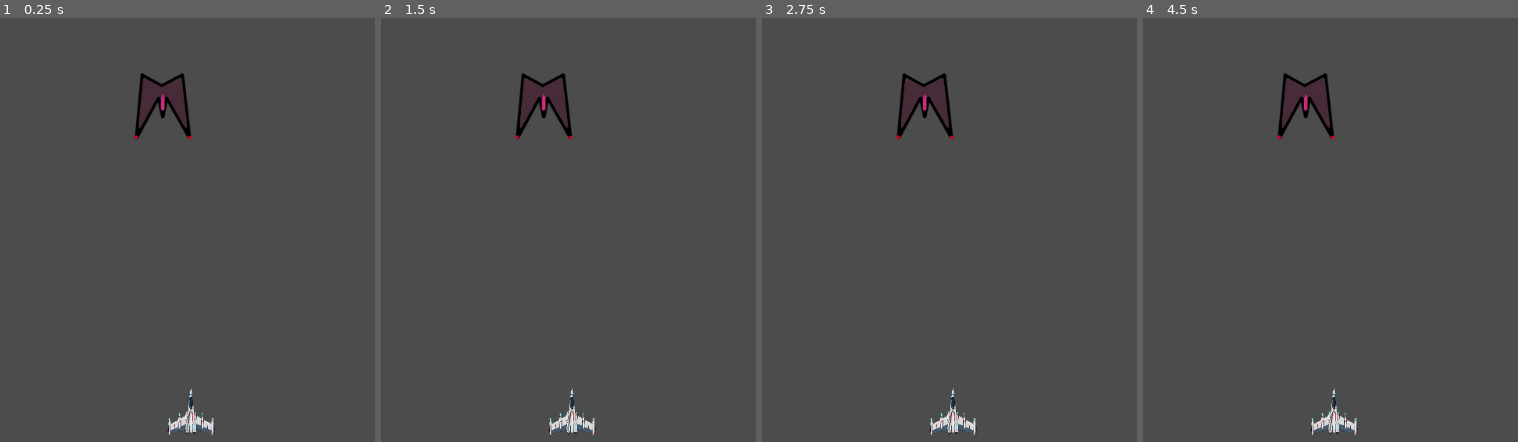
Above: before the commit, frames 1-4 (left to right).
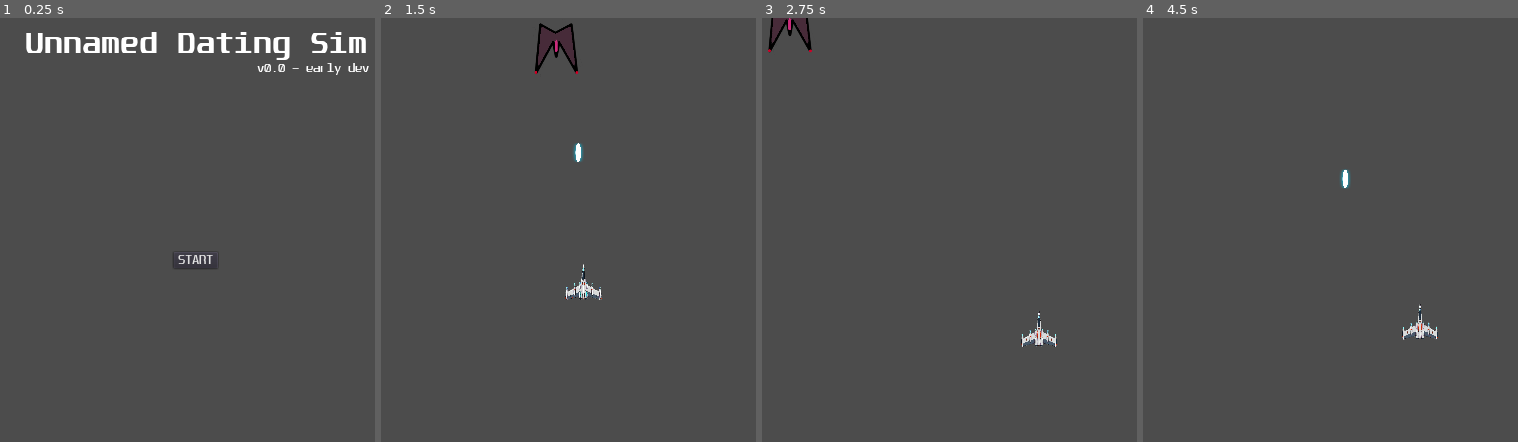
Above: after the commit, the same moments.

Repository: ScanlineStudios/DatingSim
Game: Godot game, scene res://scenes/mainMenu.tscn
Two runs of this game, one before a commit and one after it. Both use one fixed random seed, a clock stepped at 60 frames per second and the inputs below. Before the commit the project starts from res://scenes/miniGames/galaga/galaga.tscn.
Inputs (mouse positions are in pixels of both pictures, inside the frame that each line leads up to):
- Up to frame 1 (0.25 s): no input
- Up to frame 2 (1.5 s): click (576, 259) at 0.5 s, where only the run after the commit has a clickable "START"; tap Enter at 1.25 s; hold D (move_right) from 1.28 s (still down); hold Space (fire) from 1.28 s (still down)
- Up to frame 3 (2.75 s): release D (move_right) at 2.03 s; release Space (fire) at 2.03 s; hold S (move_down) from 2.03 s (still down); tap Space (fire) at 2.1 s
- Up to frame 4 (4.5 s): release S (move_down) at 2.78 s; hold D (move_right) 2.78-3.53 s; hold Space (fire) 2.78-3.53 s; hold W (move_up) 3.53-4.28 s; tap Space (fire) at 3.6, 4.25 s; hold A (move_left) from 4.28 s (still down); hold Space (fire) from 4.28 s (still down)

The runs differ from the first frame. In frame 1, 4.1% of the frame differs, in the area x 6-99%, y 3-99%; in frame 2, 3.0%; in frame 3, 2.6%; in frame 4, 2.2%.
Error before the commit: Parse Error: Can't preload resource at path: res://miniGames/galaga/player/PlayerBullet.tscn (res://scripts/miniGames/galaga/player/galagaShip.gd:8)

Commit message:
added main menu and camera gor galaga

Diff:
--- a/project.godot
+++ b/project.godot
@@ -16,13 +16,20 @@
 [application]
 
 config/name="ArcadeGames"
-run/main_scene="res://scenes/miniGames/galaga/galaga.tscn"
+run/main_scene="res://scenes/mainMenu.tscn"
 config/icon="res://icon.png"
 
 [autoload]
 
 UserData="*res://addons/github-integration/scripts/user_data.gd"
 IconLoaderGithub="*res://addons/github-integration/scripts/IconLoaderGithub.gd"
+
+[display]
+
+window/size/borderless=true
+window/size/fullscreen=true
+window/stretch/mode="2d"
+window/stretch/aspect="keep"
 
 [editor_plugins]
 
--- /dev/null
+++ b/scenes/mainMenu.tscn
@@ -0,0 +1,84 @@
+[gd_scene load_steps=7 format=2]
+
+[ext_resource path="res://assets/fonts/unispace/unispace bd.ttf" type="DynamicFontData" id=1]
+[ext_resource path="res://assets/fonts/unispace/unispace rg.ttf" type="DynamicFontData" id=2]
+[ext_resource path="res://scripts/buttonStart.gd" type="Script" id=3]
+
+[sub_resource type="DynamicFont" id=1]
+size = 40
+font_data = ExtResource( 1 )
+
+[sub_resource type="DynamicFont" id=2]
+font_data = ExtResource( 2 )
+
+[sub_resource type="DynamicFont" id=3]
+font_data = ExtResource( 2 )
+
+[node name="mainMenu" type="Node2D"]
+
+[node name="margin" type="MarginContainer" parent="."]
+margin_left = 40.0
+margin_top = 40.0
+margin_right = 560.0
+margin_bottom = 680.0
+__meta__ = {
+"_edit_use_anchors_": false
+}
+
+[node name="VBoxContainer" type="VBoxContainer" parent="margin"]
+margin_right = 520.0
+margin_bottom = 640.0
+
+[node name="topBanner" type="HBoxContainer" parent="margin/VBoxContainer"]
+margin_right = 520.0
+
+[node name="CenterContainer" type="CenterContainer" parent="margin/VBoxContainer/topBanner"]
+
+[node name="TextureRect" type="TextureRect" parent="margin/VBoxContainer/topBanner/CenterContainer"]
+
+[node name="titleContainer" type="CenterContainer" parent="margin/VBoxContainer"]
+margin_top = 4.0
+margin_right = 520.0
+margin_bottom = 77.0
+
+[node name="VBoxContainer" type="VBoxContainer" parent="margin/VBoxContainer/titleContainer"]
+margin_left = 44.0
+margin_right = 476.0
+margin_bottom = 73.0
+
+[node name="Label" type="Label" parent="margin/VBoxContainer/titleContainer/VBoxContainer"]
+margin_right = 432.0
+margin_bottom = 49.0
+custom_fonts/font = SubResource( 1 )
+text = "Unnamed Dating Sim"
+align = 1
+max_lines_visible = 100
+
+[node name="Label2" type="Label" parent="margin/VBoxContainer/titleContainer/VBoxContainer"]
+margin_top = 53.0
+margin_right = 432.0
+margin_bottom = 73.0
+custom_fonts/font = SubResource( 2 )
+text = "v0.0 - early dev"
+align = 2
+
+[node name="VBoxButtonsContainer" type="VBoxContainer" parent="margin/VBoxContainer"]
+margin_left = 229.0
+margin_top = 347.0
+margin_right = 291.0
+margin_bottom = 373.0
+size_flags_horizontal = 6
+size_flags_vertical = 6
+
+[node name="buttonStart" type="Button" parent="margin/VBoxContainer/VBoxButtonsContainer"]
+margin_right = 62.0
+margin_bottom = 26.0
+custom_fonts/font = SubResource( 3 )
+text = "START"
+script = ExtResource( 3 )
+
+[node name="Camera2D" type="Camera2D" parent="margin/VBoxContainer/VBoxButtonsContainer/buttonStart"]
+offset = Vector2( 30, 0 )
+current = true
+zoom = Vector2( 1, 1.2 )
+[connection signal="pressed" from="margin/VBoxContainer/VBoxButtonsContainer/buttonStart" to="margin/VBoxContainer/VBoxButtonsContainer/buttonStart" method="_on_buttonStart_pressed"]
--- a/scenes/miniGames/galaga/enemies/Explosion0.tscn
+++ b/scenes/miniGames/galaga/Explosion0.tscn
@@ -2,8 +2,6 @@
 
 [ext_resource path="res://scripts/miniGames/galaga/player/explosion0.gd" type="Script" id=1]
 [ext_resource path="res://assets/miniGames/galaga/player/explosion.png" type="Texture" id=2]
-
-
 
 [sub_resource type="SpriteFrames" id=1]
 animations = [ {
--- a/scenes/miniGames/galaga/player/GalagaShip.tscn
+++ b/scenes/miniGames/galaga/player/GalagaShip.tscn
@@ -3,19 +3,15 @@
 [ext_resource path="res://assets/miniGames/galaga/player/base_plane.png" type="Texture" id=1]
 [ext_resource path="res://scripts/miniGames/galaga/player/galagaShip.gd" type="Script" id=2]
 
-
-
-
-
-[sub_resource type="PhysicsMaterial" id=3]
+[sub_resource type="PhysicsMaterial" id=1]
 resource_name = "galagaShip"
 friction = 2.0
 bounce = 0.1
 
-[sub_resource type="CircleShape2D" id=1]
+[sub_resource type="CircleShape2D" id=2]
 radius = 25.7751
 
-[sub_resource type="SpriteFrames" id=2]
+[sub_resource type="SpriteFrames" id=3]
 animations = [ {
 "frames": [ ExtResource( 1 ) ],
 "loop": true,
@@ -27,20 +23,27 @@
 collision_layer = 2
 collision_mask = 5
 mass = 0.5
-physics_material_override = SubResource( 3 )
+physics_material_override = SubResource( 1 )
 gravity_scale = 0.0
 script = ExtResource( 2 )
 bullet_speed = 1000
 
 [node name="CollisionShape2D" type="CollisionShape2D" parent="."]
 position = Vector2( 0, 9 )
-shape = SubResource( 1 )
+shape = SubResource( 2 )
 
 [node name="AnimatedSprite" type="AnimatedSprite" parent="." groups=[
 "player",
 ]]
 scale = Vector2( 0.2, 0.2 )
-frames = SubResource( 2 )
+frames = SubResource( 3 )
 
 [node name="FirePoint" type="Node2D" parent="."]
 position = Vector2( 0, -50 )
+
+[node name="Camera2D" type="Camera2D" parent="FirePoint"]
+current = true
+zoom = Vector2( 1.3, 1.3 )
+drag_margin_h_enabled = true
+drag_margin_v_enabled = true
+editor_draw_drag_margin = true
--- /dev/null
+++ b/scripts/buttonStart.gd
@@ -0,0 +1,5 @@
+extends Button
+
+func _on_buttonStart_pressed():
+	# TODO: Placeholder
+	get_tree().change_scene("res://scenes/miniGames/galaga/galaga.tscn")
--- a/scripts/miniGames/galaga/enemies/Enemy0.gd
+++ b/scripts/miniGames/galaga/enemies/Enemy0.gd
@@ -1,4 +1,4 @@
-extends "res://miniGames/actor.gd"
+extends "res://scripts/miniGames/actorBaseClass.gd"
 
 
 var move_direction = Vector2.RIGHT
--- a/scripts/miniGames/galaga/player/PlayerBullet.gd
+++ b/scripts/miniGames/galaga/player/PlayerBullet.gd
@@ -1,6 +1,6 @@
-extends "res://miniGames/actor.gd"
+extends "res://scripts/miniGames/actorBaseClass.gd"
 
-var explosion = preload("res://miniGames/galaga/Explosion0.tscn")
+var explosion = preload("res://scenes/miniGames/galaga/Explosion0.tscn")
 
 
 func _on_PlayerBullet_body_entered(body):
--- a/scripts/miniGames/galaga/player/galagaShip.gd
+++ b/scripts/miniGames/galaga/player/galagaShip.gd
@@ -1,11 +1,11 @@
-extends "res://miniGames/actor.gd"
+extends "res://scripts/miniGames/actorBaseClass.gd"
 
 # export var speed = 100
 export var bullet_speed = 100
 # lazers/sec
 export var fire_rate = 0.2
 
-var bullet = preload("res://miniGames/galaga/player/PlayerBullet.tscn")
+var bullet = preload("res://scenes/miniGames/galaga/player/PlayerBullet.tscn")
 var can_fire = true
 # Called every frame. 'delta' is the elapsed time since the previous frame.
 func _process(delta):
Binary file added: assets/fonts/DejaVuSans-Bold.ttf
Binary file added: assets/fonts/good-times/good times rg.ttf
Binary file added: assets/fonts/unispace/unispace bd it.ttf
Binary file added: assets/fonts/unispace/unispace bd.ttf
Binary file added: assets/fonts/unispace/unispace it.ttf
Binary file added: assets/fonts/unispace/unispace rg.ttf
Not shown, added: assets/fonts/good-times.zip
Not shown, added: assets/fonts/good-times/read-this.html
Not shown, added: assets/fonts/good-times/typodermic-eula-02-2014.pdf
Not shown, added: assets/fonts/unispace.zip
Not shown, added: assets/fonts/unispace/read-this.html
Not shown, added: assets/fonts/unispace/typodermic-eula-02-2014.pdf
